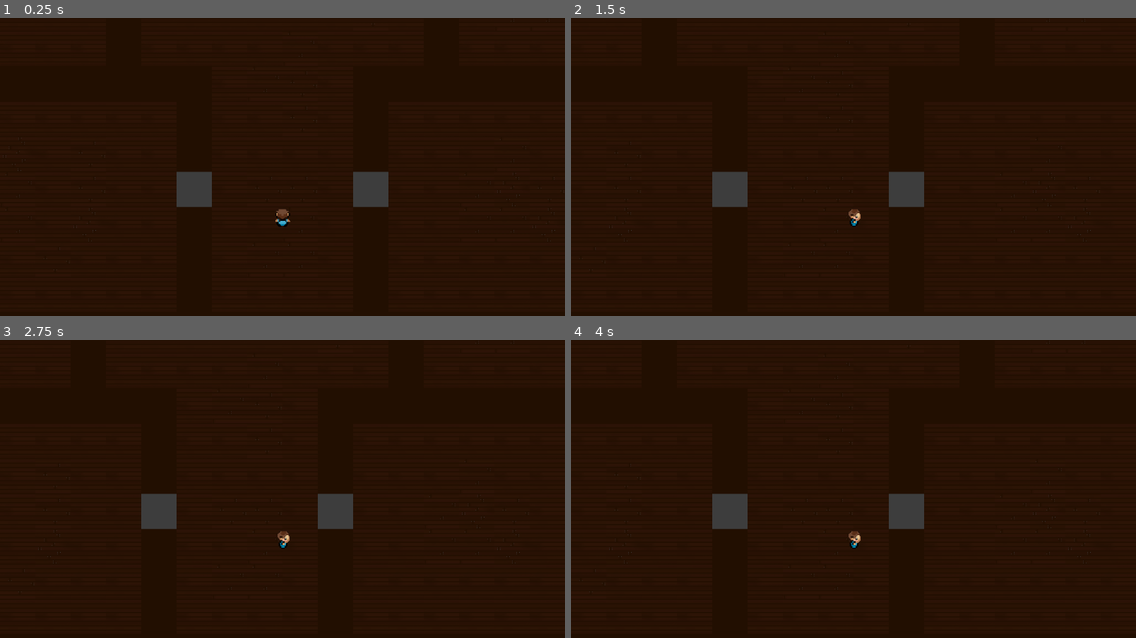
Above: before the commit, frames 1-4 (two rows, left to right).
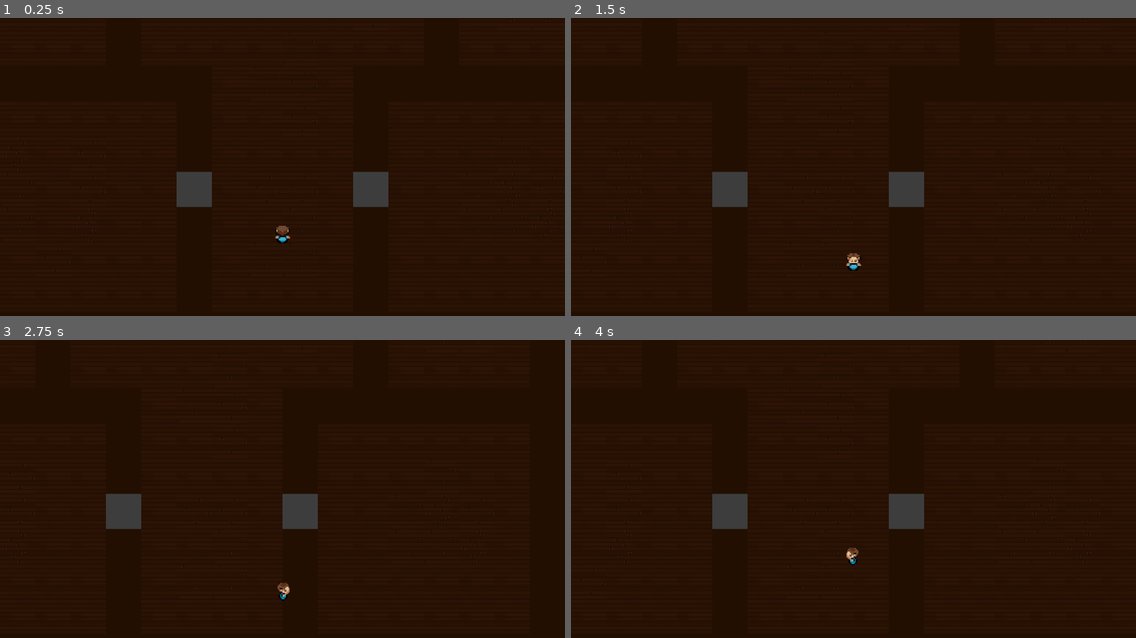
Above: after the commit, the same moments.

Repository: mtaubert/ludum_dare_44
Game: Godot game, scene res://Scenes/Bottom_Floor.tscn
Same seed, same stepped clock (60 frames per second), same inputs: the game is played once before the commit and once after it. This scene is started directly instead of the project's main scene.
Inputs:
- Up to frame 1 (0.25 s): no input
- Up to frame 2 (1.5 s): tap Enter at 0.5 s; hold Right (ui_right) 0.53-1.28 s; tap Space at 1.25 s; hold Down (ui_down) from 1.28 s (still down)
- Up to frame 3 (2.75 s): tap Enter at 2 s; release Down (ui_down) at 2.03 s; hold Right (ui_right) from 2.03 s (still down)
- Up to frame 4 (4 s): tap Space at 2.75 s; release Right (ui_right) at 2.78 s; hold Up (ui_up) 2.78-3.53 s; tap Enter at 3.5 s; hold Left (ui_left) from 3.53 s (still down)

The runs differ from the first frame. In frame 1, 0.2% of the frame differs, in the area x 48-52%, y 64-76%; in frame 2, 0.2%; in frame 3, 3.2%, in the area x 0-92%, y 0-88%; in frame 4, 0.2%.

Commit message:
movement fix and character position updated

Diff:
--- a/Scripts/Overworld.gd
+++ b/Scripts/Overworld.gd
@@ -1,7 +1,6 @@
 extends Node2D
 
 onready var player = get_node("Mansion/Sorter/player_character")
-onready var playerTween = get_node("Mansion/Sorter/player_character/Player_Tween")
 export(Vector2) var playerSpawn
 var playerPos
 
--- a/player_character.gd
+++ b/player_character.gd
@@ -45,5 +45,5 @@
 			sprite.frame = 0
 
 #Called when tween finishes
-func movement_done():
+func movement_done(object, key):
 	emit_signal("movement_done")
--- a/player_character.tscn
+++ b/player_character.tscn
@@ -12,7 +12,7 @@
 speed = 400
 
 [node name="KinematicBody2D" type="KinematicBody2D" parent="."]
-position = Vector2( 0, -45 )
+position = Vector2( 0, -15 )
 
 [node name="Camera2D" type="Camera2D" parent="KinematicBody2D"]
 position = Vector2( 0, 45 )
